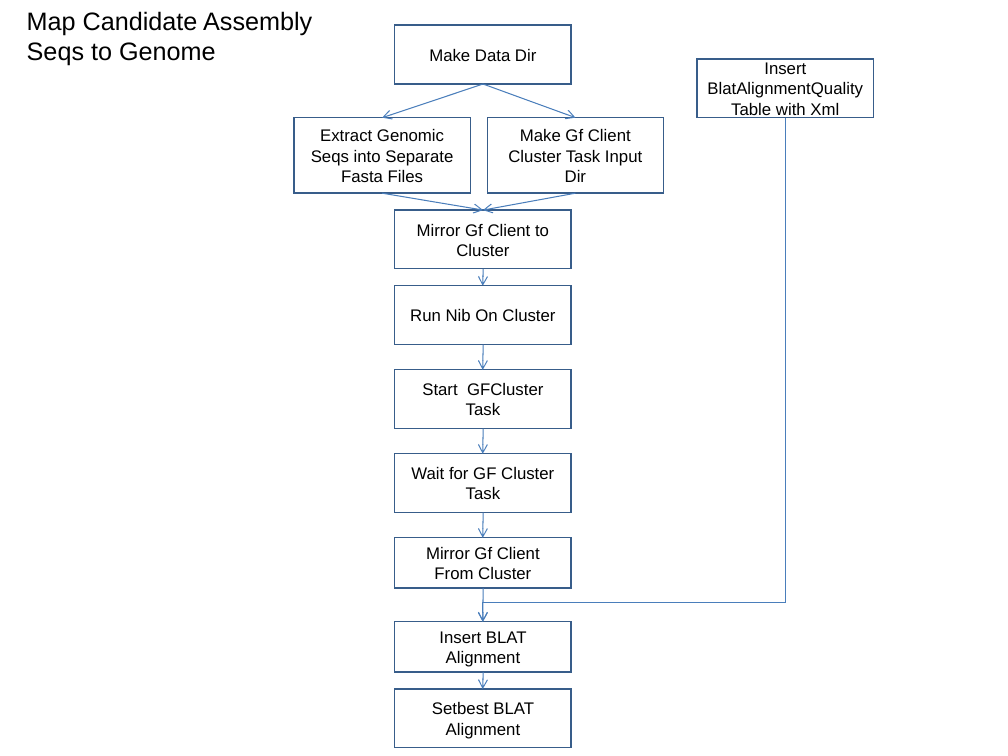
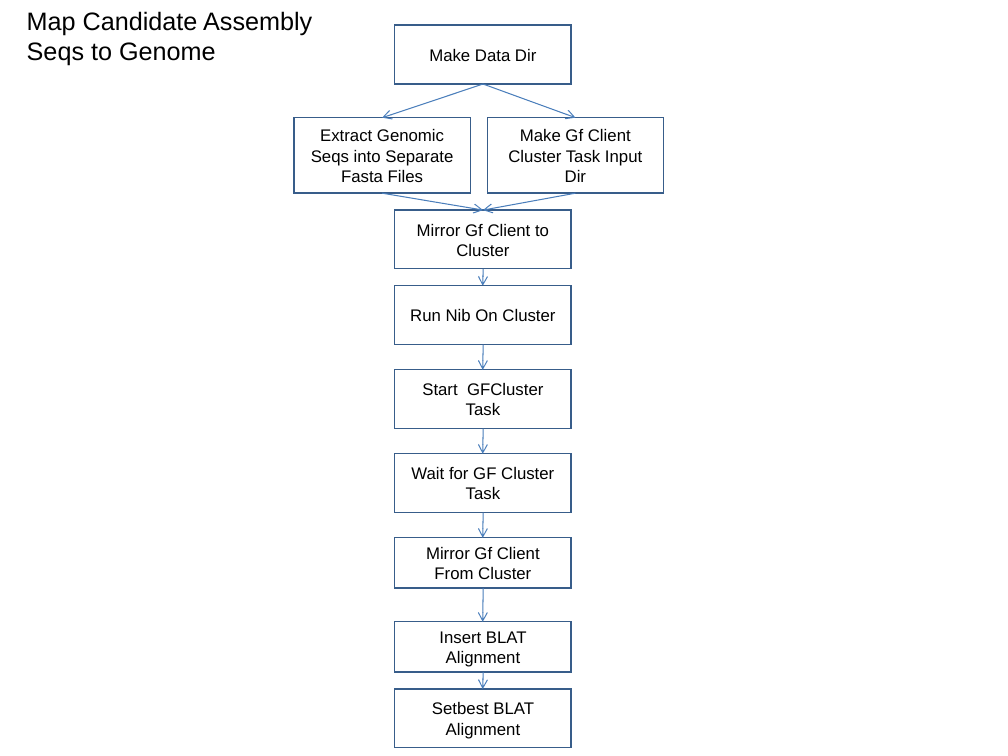
Before and after one commit to VEuPathDB/ApiCommonData, a slide deck: slide 11 of Load/doc/workflow/AnalysisWorkflow.ppt. Drawn at 1008x756 pixels with LibreOffice and Linux fonts; fonts in the diff are those of the drawing. Boxes give left, top, right and bottom in pixels: in the first picture for what was removed or moved away, otherwise in the second. Text is boxed around its words. In the diff, an @@ line names an element or a change of style, - is before the commit and + after.

```diff
--- a/Load/doc/workflow/AnalysisWorkflow.ppt
+++ b/Load/doc/workflow/AnalysisWorkflow.ppt
@@ rectangle removed at box(698, 58, 874, 117) @@
-Insert BlatAlignmentQuality Table with Xml
@@ elbow arrow removed from (785, 118) to (483, 622) @@
```
Also in this commit, not shown: 1 other slide changed.
